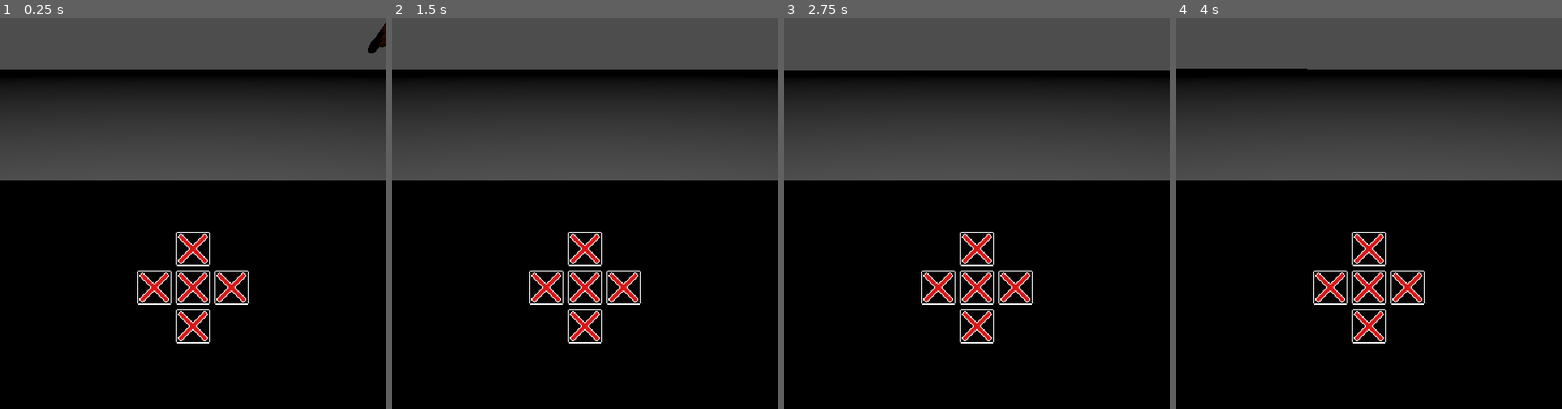
Above: before the commit, frames 1-4 (left to right).
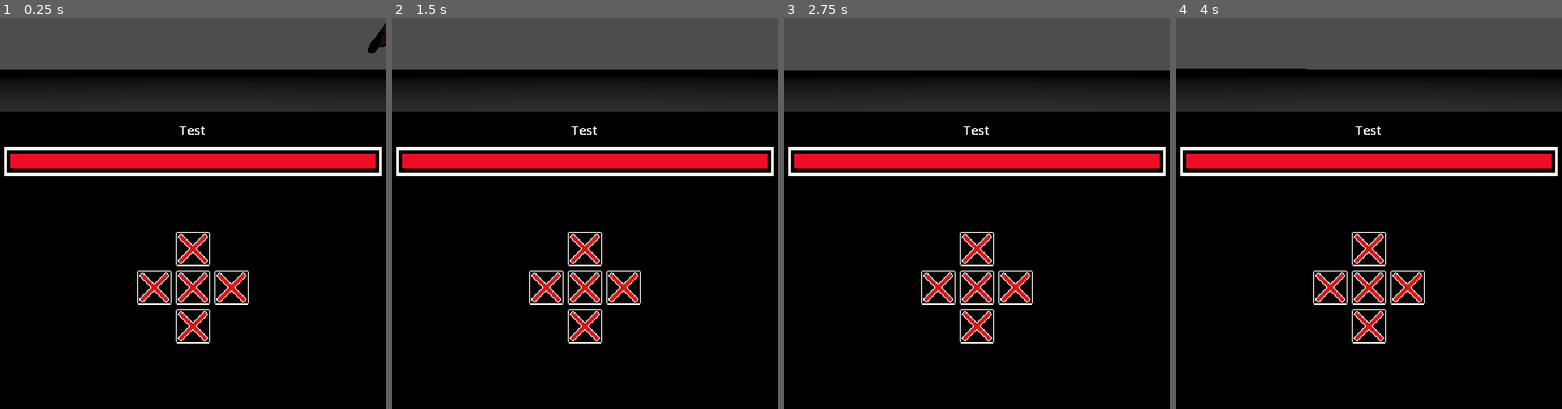
Above: after the commit, the same moments.

Repository: Crestor123/VoidRPG2.0
Game: Godot game, scene res://Scenes/Main.tscn
Same seed, same stepped clock (60 frames per second), same inputs: the game is played once before the commit and once after it. The engine's default icon, where the game draws it, is replaced by a stand-in: a white triangle on a blue panel in a dark square.
Inputs (mouse positions are in pixels of both pictures, inside the frame that each line leads up to):
- Up to frame 1 (0.25 s): no input
- Up to frame 2 (1.5 s): click (546, 287) at 0.5 s; click (585, 248) at 1.25 s
- Up to frame 3 (2.75 s): click (977, 287) at 2 s
- Up to frame 4 (4 s): click (1369, 326) at 2.75 s; click (1407, 287) at 3.5 s

The runs differ from the first frame. In frame 1, 18% of the frame differs, in the area x 0-100%, y 23-42%; in frame 2, 18%; in frame 3, 18%; in frame 4, 18%.

Commit message:
The player's health is displayed

Diff:
--- a/Scenes/Actors/Enemy.gd
+++ b/Scenes/Actors/Enemy.gd
@@ -7,7 +7,7 @@
 
 @onready var abilities = $AbilityComponent
 @onready var stats = $StatComponent
-@onready var healthBar = $HealthBar
+#@onready var healthBar = $HealthBar
 @onready var timer = $Timer
 
 signal updateHealthBar(percentage)
@@ -19,10 +19,10 @@
 var targets = [Node]
 var allies = [Node]
 
-func initialize(data : Resource = null):
-	if data != null:
-		print("Resource for ", data.name, " given")
-		resource = data
+func initialize(setResource : Resource = null):
+	if setResource != null:
+		print("Resource for ", setResource.name, " given")
+		resource = setResource
 		stats.initialize(resource)
 		stats.healthZero.connect(die)
 		abilities.initialize(resource.abilities)
--- a/Scenes/Components/StatComponent.gd
+++ b/Scenes/Components/StatComponent.gd
@@ -81,12 +81,15 @@
 		tempStats.health = 0
 		healthZero.emit()
 
-	get_parent().updateHealthBar.emit(100 * (tempStats.health / stats.health))
+	get_parent().updateHealthBar.emit(getHealthPercent())
 	pass
 
 func addBuff():
 	pass
 
+func getHealthPercent() -> float:
+	return 100 * (tempStats.health / stats.health)
+
 func getStat(stat : String):
 	if stat in stats:
 		return stats[stat] + tempStats[stat]
--- a/Scenes/Main.gd
+++ b/Scenes/Main.gd
@@ -7,22 +7,32 @@
 @onready var Grid = $GridMap
 @onready var Entities = $Entities
 
-enum {MOVEMENT, BATTLE}
+enum {MOVEMENT, BATTLE, HEALTH}
 var currentUILayer : Node = null
+var movementUI : Node = null
+var battleUI : Node = null
+var healthUI : Node = null
 
 func _ready():
 	for item in Entities.get_children():
 		item.interacting.connect(entityInteract)
-	connectUI()
 
 	for member in Party.get_children():
 		member.initialize()
+
+	connectUI()
 	pass
 
 func connectUI():
-	swapUI(MOVEMENT)
-	UILayer.get_child(0).buttonPressed.connect(Player.move)
-	UILayer.get_child(0).buttonPressed.connect(buttonPressed)
+	movementUI = UILayer.get_child(0)
+	battleUI = UILayer.get_child(1)
+	healthUI = UILayer.get_child(2)
+
+	swapUI(movementUI)
+	UILayer.get_child(MOVEMENT).buttonPressed.connect(Player.move)
+	UILayer.get_child(MOVEMENT).buttonPressed.connect(buttonPressed)
+
+	healthUI.initialize(Party.get_children())
 	pass
 
 func buttonPressed(button : String):
@@ -39,13 +49,16 @@
 
 func enterBattle(enemyData):
 	#Swap out UI
-	swapUI(BATTLE)
+	swapUI(battleUI)
 	await Battle.initialize(Party.get_children(), enemyData)
 	Battle.battle()
 	pass
 
-func swapUI(layer : int):
+func swapUI(layer : Node):
 	for item in UILayer.get_children():
+		if item == healthUI:
+			continue
 		item.visible = false
-	currentUILayer = UILayer.get_child(layer)
+	#currentUILayer = UILayer.get_child(layer)
+	currentUILayer = layer
 	currentUILayer.visible = true
--- a/Scenes/Main.tscn
+++ b/Scenes/Main.tscn
@@ -8,7 +8,8 @@
 [ext_resource type="Resource" uid="uid://dfwyi62eual2" path="res://Resources/PartyMembers/Test.tres" id="3_piwwk"]
 [ext_resource type="PackedScene" uid="uid://d112vtgesk8ac" path="res://Scenes/Objects/Entity.tscn" id="5_d32gq"]
 [ext_resource type="Resource" uid="uid://tcd704npg8b5" path="res://Resources/Enemies/GroundwalkerBird.tres" id="6_5sgyr"]
-[ext_resource type="PackedScene" uid="uid://cnsl3bparmkji" path="res://Scenes/Objects/UI/BattleUI.tscn" id="6_h7rcj"]
+[ext_resource type="PackedScene" uid="uid://grvkiid0xehe" path="res://Scenes/Objects/UI/BattleUI.tscn" id="6_h7rcj"]
+[ext_resource type="PackedScene" uid="uid://bm0m14t6yfmmx" path="res://Scenes/Objects/UI/PartyHealth.tscn" id="7_vbsi2"]
 
 [sub_resource type="StandardMaterial3D" id="StandardMaterial3D_dda42"]
 albedo_color = Color(0.247059, 0.247059, 0.247059, 1)
@@ -37,6 +38,15 @@
 [node name="BattleUI" parent="UILayer" instance=ExtResource("6_h7rcj")]
 visible = false
 
+[node name="PartyHealth" parent="UILayer" instance=ExtResource("7_vbsi2")]
+anchors_preset = -1
+anchor_top = 0.567
+anchor_right = 1.0
+anchor_bottom = 0.667
+offset_top = 0.23999
+offset_right = 0.0
+offset_bottom = 0.239929
+
 [node name="Floor" type="MeshInstance3D" parent="."]
 mesh = SubResource("PlaneMesh_2ucn6")
 
--- a/Scenes/Objects/UI/BattleUI.tscn
+++ b/Scenes/Objects/UI/BattleUI.tscn
@@ -1,8 +1,8 @@
-[gd_scene load_steps=6 format=3 uid="uid://cnsl3bparmkji"]
+[gd_scene load_steps=6 format=3 uid="uid://grvkiid0xehe"]
 
 [ext_resource type="Script" path="res://Scenes/Objects/UI/BattleUI.gd" id="1_d5d60"]
 [ext_resource type="PackedScene" uid="uid://d1n7heexvx6b2" path="res://Scenes/Objects/UI/AbilityUI.tscn" id="2_tmjp4"]
-[ext_resource type="PackedScene" uid="uid://dw0yumr8olvgf" path="res://Scenes/Objects/UI/EnemyHealthBar.tscn" id="3_jbbqa"]
+[ext_resource type="PackedScene" uid="uid://m0p4u7s6ya5f" path="res://Scenes/Objects/UI/HealthUI.tscn" id="3_88dop"]
 [ext_resource type="PackedScene" uid="uid://bvfi7pb15066a" path="res://Scenes/Objects/UI/Cursor.tscn" id="4_1mbpt"]
 [ext_resource type="PackedScene" uid="uid://0p6aaxrqi7ch" path="res://Scenes/Objects/UI/EnemyButton.tscn" id="4_ng1t1"]
 
@@ -15,7 +15,7 @@
 grow_vertical = 2
 script = ExtResource("1_d5d60")
 abilityObject = ExtResource("2_tmjp4")
-enemyHealthObject = ExtResource("3_jbbqa")
+enemyHealthObject = ExtResource("3_88dop")
 enemyButton = ExtResource("4_ng1t1")
 
 [node name="ColorRect" type="ColorRect" parent="."]
--- a/Scenes/Objects/UI/EnemyHealthBar.gd
+++ /dev/null
@@ -1,3 +0,0 @@
-extends MarginContainer
-
-@onready var healthBar = $VBoxContainer/HealthBar
--- /dev/null
+++ b/Scenes/Objects/UI/HealthUI.gd
@@ -0,0 +1,8 @@
+extends MarginContainer
+
+@onready var healthBar = $VBoxContainer/HealthBar
+@onready var label = $VBoxContainer/Label
+
+func initialize(nameLabel : String, healthPercent : int):
+	label.text = nameLabel
+	healthBar.setBar(healthPercent)
--- a/Scenes/Objects/UI/EnemyHealthBar.tscn
+++ b/Scenes/Objects/UI/HealthUI.tscn
@@ -1,9 +1,9 @@
-[gd_scene load_steps=3 format=3 uid="uid://dw0yumr8olvgf"]
+[gd_scene load_steps=3 format=3 uid="uid://m0p4u7s6ya5f"]
 
-[ext_resource type="Script" path="res://Scenes/Objects/UI/EnemyHealthBar.gd" id="1_7lf45"]
-[ext_resource type="PackedScene" uid="uid://dxfq3dm8e7g23" path="res://Scenes/Objects/HealthBar.tscn" id="1_nxp3x"]
+[ext_resource type="Script" path="res://Scenes/Objects/UI/HealthUI.gd" id="1_73q2p"]
+[ext_resource type="PackedScene" uid="uid://dxfq3dm8e7g23" path="res://Scenes/Objects/HealthBar.tscn" id="2_y3fgr"]
 
-[node name="EnemyHeathBar" type="MarginContainer"]
+[node name="HealthUI" type="MarginContainer"]
 offset_right = 720.0
 offset_bottom = 128.0
 size_flags_horizontal = 3
@@ -12,7 +12,7 @@
 theme_override_constants/margin_top = 8
 theme_override_constants/margin_right = 8
 theme_override_constants/margin_bottom = 8
-script = ExtResource("1_7lf45")
+script = ExtResource("1_73q2p")
 
 [node name="VBoxContainer" type="VBoxContainer" parent="."]
 layout_mode = 2
--- a/Scenes/Objects/UI/MovementUI.gd
+++ b/Scenes/Objects/UI/MovementUI.gd
@@ -1,10 +1,10 @@
 extends Control
 
-@onready var Select = $Background/CenterContainer/HBoxContainer/VBoxContainer/Select
-@onready var UpButton = $Background/CenterContainer/HBoxContainer/VBoxContainer/Up
-@onready var LeftButton = $Background/CenterContainer/HBoxContainer/Left
-@onready var RightButton = $Background/CenterContainer/HBoxContainer/Right
-@onready var DownButton = $Background/CenterContainer/HBoxContainer/VBoxContainer/Down
+@onready var Select = $CenterContainer/HBoxContainer/VBoxContainer/Select
+@onready var UpButton = $CenterContainer/HBoxContainer/VBoxContainer/Up
+@onready var LeftButton = $CenterContainer/HBoxContainer/Left
+@onready var RightButton = $CenterContainer/HBoxContainer/Right
+@onready var DownButton = $CenterContainer/HBoxContainer/VBoxContainer/Down
 
 signal buttonPressed(button : String)
 
--- /dev/null
+++ b/Scenes/Objects/UI/PartyHealth.gd
@@ -0,0 +1,16 @@
+extends ColorRect
+
+@export var healthBar : PackedScene
+
+@onready var container = $HBoxContainer
+
+func initialize(partyList : Array):
+	for item in container.get_children():
+		item.queue_free()
+
+	for item in partyList:
+		var newHealthBar = healthBar.instantiate()
+		container.add_child(newHealthBar)
+		newHealthBar.initialize(item.name, item.stats.getHealthPercent())
+		item.updateHealthBar.connect(newHealthBar.healthBar.setBar)
+	pass
--- /dev/null
+++ b/Scenes/Objects/UI/PartyHealth.tscn
@@ -0,0 +1,20 @@
+[gd_scene load_steps=3 format=3 uid="uid://bm0m14t6yfmmx"]
+
+[ext_resource type="Script" path="res://Scenes/Objects/UI/PartyHealth.gd" id="1_6dgel"]
+[ext_resource type="PackedScene" uid="uid://m0p4u7s6ya5f" path="res://Scenes/Objects/UI/HealthUI.tscn" id="1_brl1c"]
+
+[node name="PartyHealth" type="ColorRect"]
+offset_right = 720.0
+offset_bottom = 128.0
+color = Color(0, 0, 0, 1)
+script = ExtResource("1_6dgel")
+healthBar = ExtResource("1_brl1c")
+
+[node name="HBoxContainer" type="HBoxContainer" parent="."]
+custom_minimum_size = Vector2(720, 128)
+layout_mode = 0
+offset_right = 40.0
+offset_bottom = 40.0
+
+[node name="EnemyHeathBar" parent="HBoxContainer" instance=ExtResource("1_brl1c")]
+layout_mode = 2
Not shown: 1 places in Scenes/Main.tscn that only renumber resources
Not shown: 1 places in Scenes/Objects/UI/HealthUI.tscn that only renumber resources
